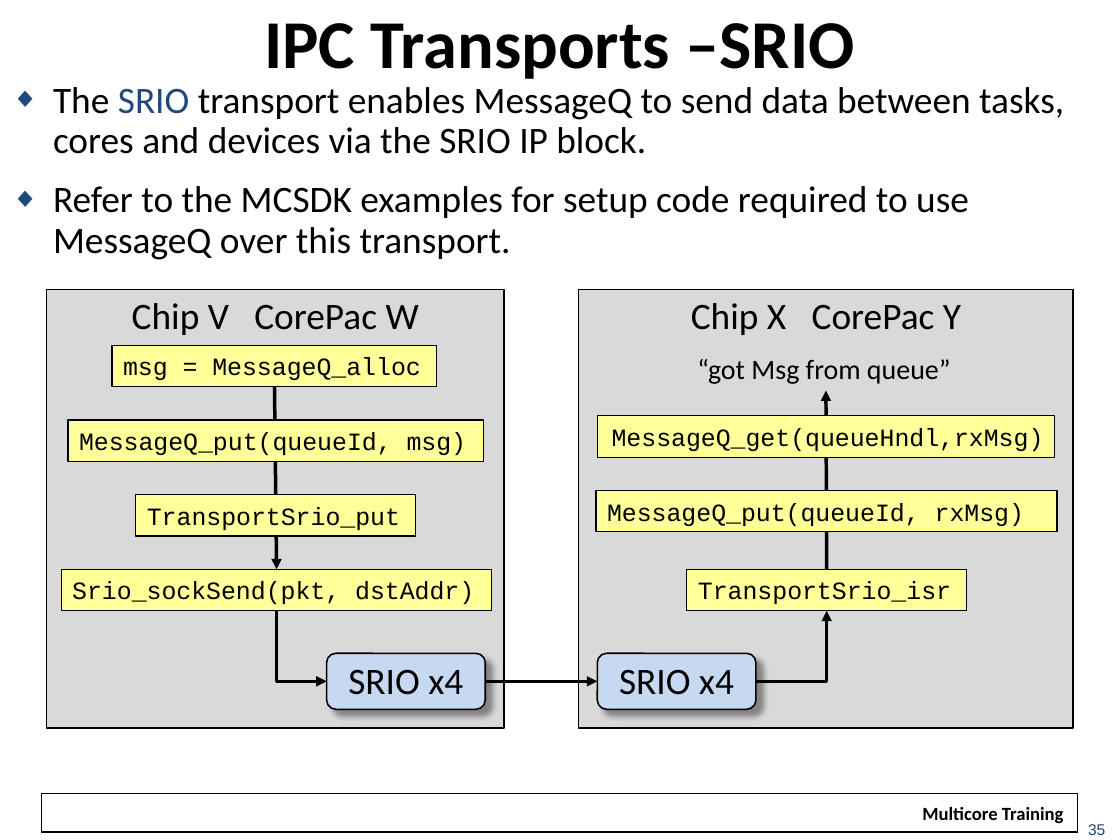
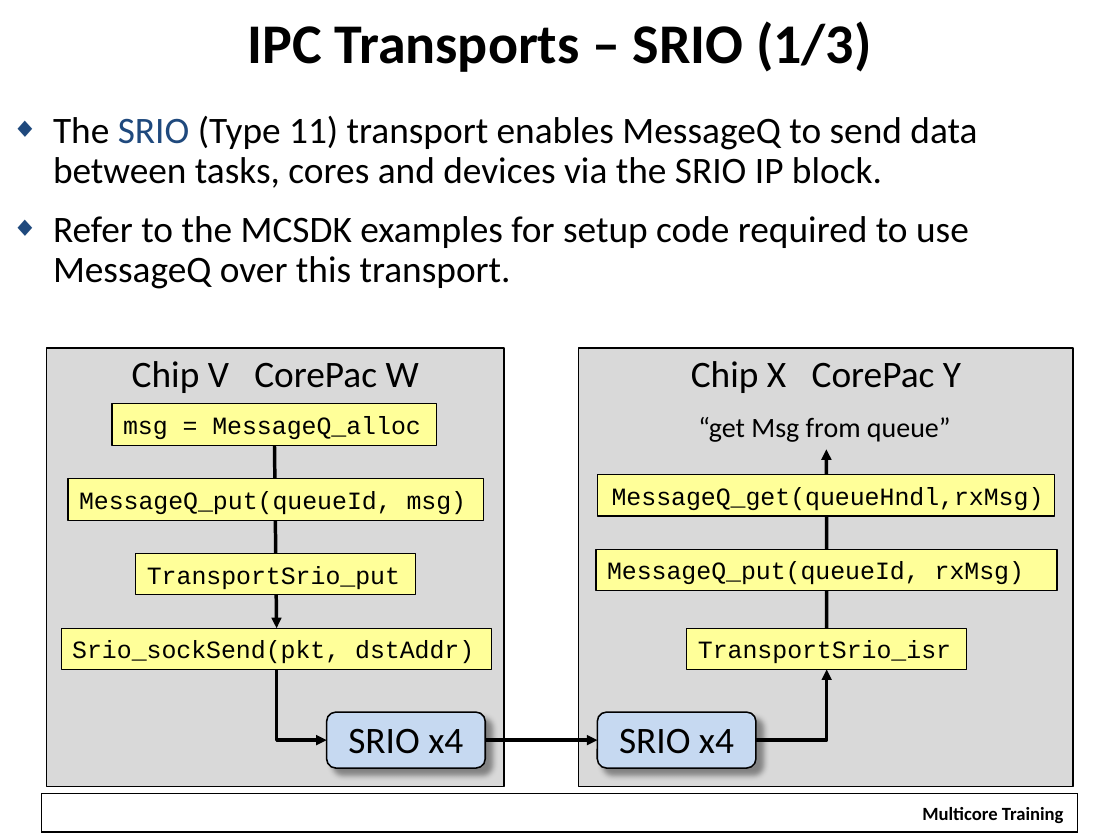
Before and after one commit to hari1989/keystone-workshop, a slide deck: slide 44 of slides/KeyStone Intro to IPC.pptx (slide 35 before the commit). Drawn at 1120x840 pixels with LibreOffice and Linux fonts; fonts in the diff are those of the drawing; background and template pictures are left out. Boxes give left, top, right and bottom in pixels: in the first picture for what was removed or moved away, otherwise in the second. Text is boxed around its words. In the diff, an @@ line names an element or a change of style, - is before the commit and + after.

```diff
--- a/slides/KeyStone Intro to IPC.pptx
+++ b/slides/KeyStone Intro to IPC.pptx
@@ title at [248, 21, 872, 72]: text changed; size 44 to 36 pt @@
-IPC Transports –SRIO
+IPC Transports – SRIO (1/3)
@@ text "The SRIO (Type 11) transport ...": place and size @@
-text "The SRIO (Type 11) transport ..." at [53, 87, 1064, 260]
+text "The SRIO (Type 11) transport ..." at [53, 116, 977, 289]
@@ text at [53, 116, 977, 188]: text changed @@
-◆ The SRIO transport enables MessageQ to send data between tasks,
-  cores and devices via the SRIO IP block.
+◆ The SRIO (Type 11) transport enables MessageQ to send data
+  between tasks, cores and devices via the SRIO IP block.
@@ text at [698, 417, 951, 442]: text changed @@
-“got Msg from queue”
+“get Msg from queue”
@@ 9 rectangles, 3 arrows, 2 rounded rectangles, 2 elbow arrows: place and size @@
-9 rectangles, 3 arrows, 2 rounded rectangles, 2 elbow arrows at [47, 289, 1074, 728]
+9 rectangles, 3 arrows, 2 rounded rectangles, 2 elbow arrows at [47, 348, 1074, 787]
@@ text removed at [1088, 824, 1105, 835] @@
-35
```
Also in this commit, not shown: 32 other slides changed, 23 slides added, 6 slides removed.
